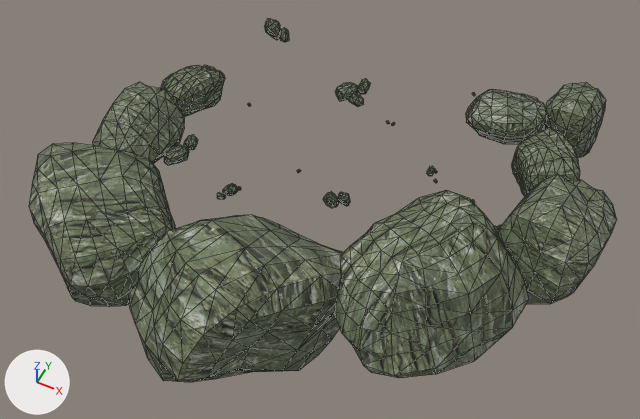
Before and after pictures for a commit that changed the OBJ model project/assets/models/rock_formation.obj.
Rendered twice from a camera (50 mm lens) standing at (22.7, -44.5, 59.5) and looking at (-1.3, 3.4, -0.4). The axes (+X, +Y, +Z) are drawn at lower left. The lights are the same throughout. Mesh edges are drawn as thin lines. Where no turn or scale is listed for an object, it has been applied to the vertices.

Names of what the first picture shows: 'rock_160.005_Cube.049'.
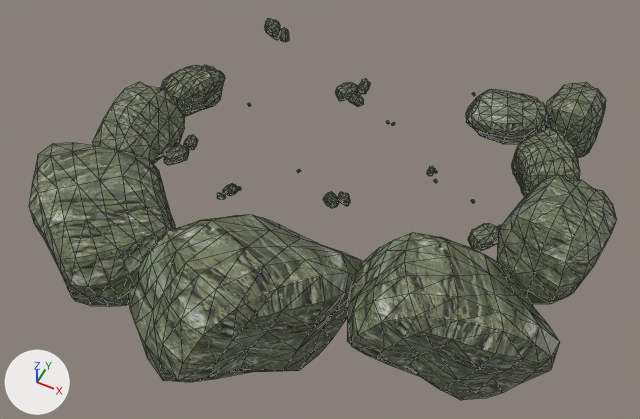
Commit message: change rock

Where the change shows, as pixel boxes [x1, y1, x2, y2] in the pictures (640 x 419 px; the box of a moved part takes in the faces that stretch with it):
'rock_160.005_Cube.049', reshaped
    before: [29, 19, 617, 382]
    after: [29, 19, 617, 400]
part 1 of me_rock_160_005_cube_049, moved or reshaped
    before: [334, 190, 529, 378]
    after: [347, 232, 560, 400]

The change, as a list of edits to the scene's bpy script:
```text
Change me_rock_160_005_cube_049:
    where me_rock_160_005_cube_049.from_pydata(...)  # 2002 vertices, 3872 faces; spans x -24.8..23.0, y -18.4..26.4, z -8.7..8.4
    used by ob_rock_160_005_cube_049; location = (0.0, 0.0, 0.0)
    me_rock_160_005_cube_049 part 1: the loose piece of 162 vertices spanning x 4.7..18.8, y -10.5..5.1, z -2.6..8.4 is multiplied about its middle by the matrix ((0.088, -1.022, -0.393), (-0.237, -0.403, 0.994), (1.069, -0.005, 0.253)), then moved by (1.9, 0.5, -3.0)
```
